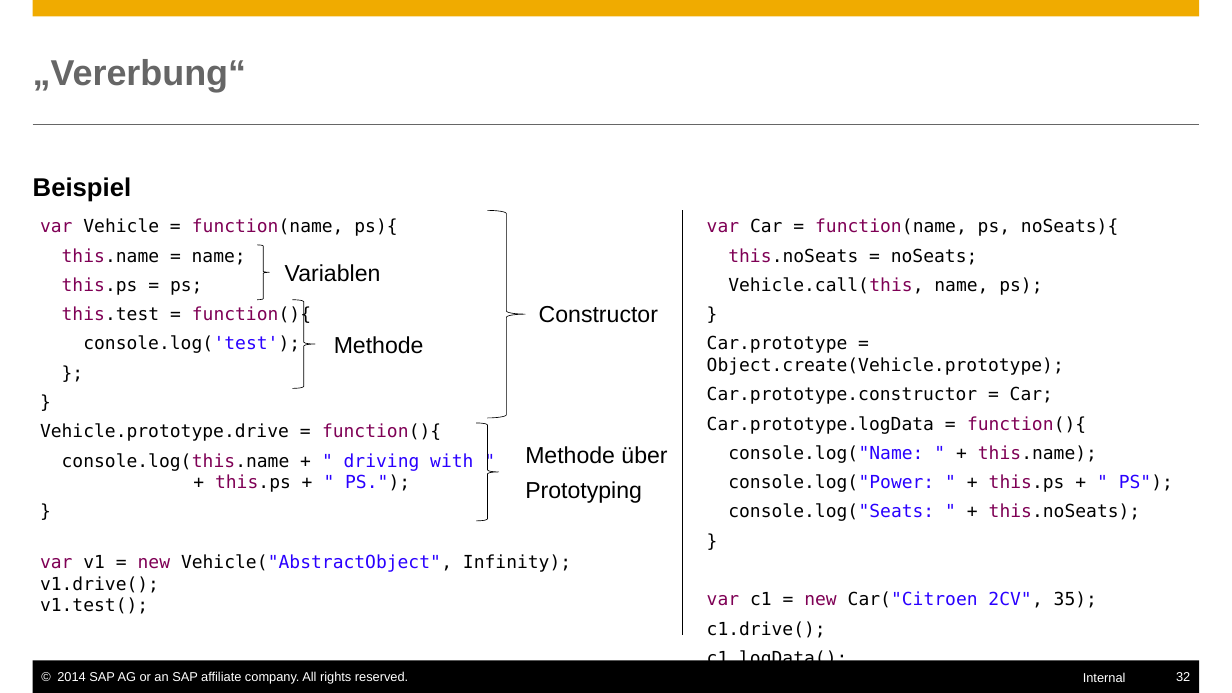
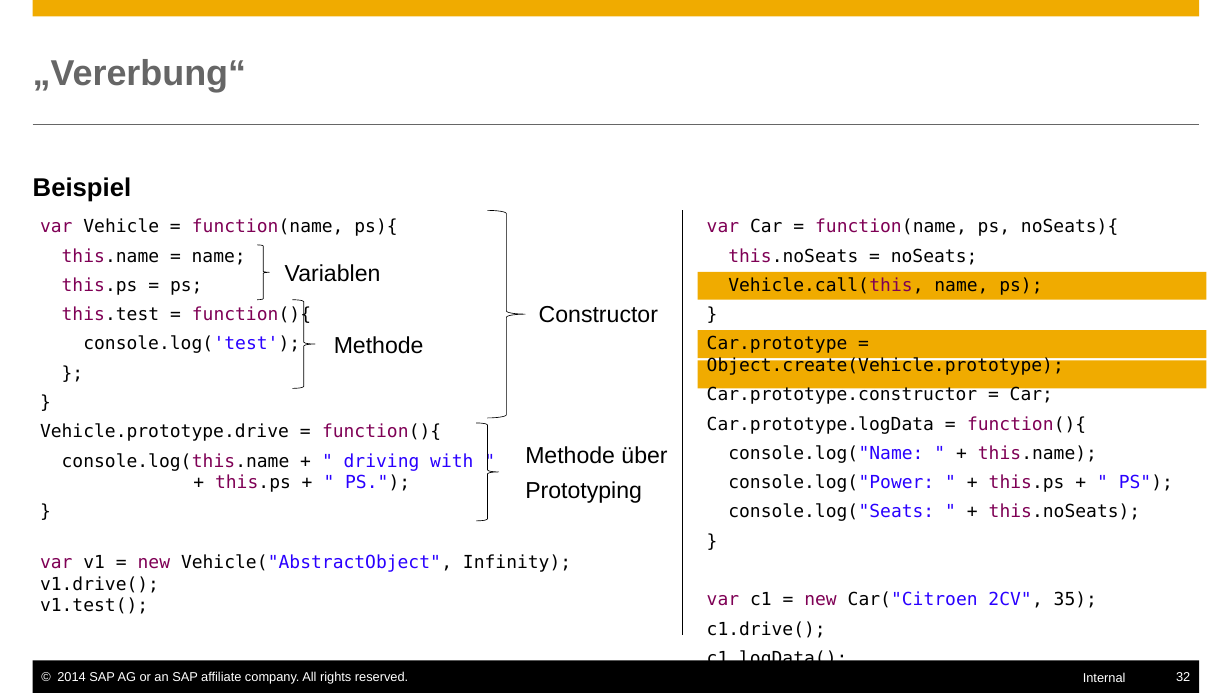
Before and after one commit to ofrendo/JSCrossCourse, a slide deck: slide 32 of JSCrosscourse.pptx. Drawn at 1232x693 pixels with LibreOffice and Linux fonts; fonts in the diff are those of the drawing. Boxes give left, top, right and bottom in pixels: in the first picture for what was removed or moved away, otherwise in the second. Text is boxed around its words. In the diff, an @@ line names an element or a change of style, - is before the commit and + after.

```diff
--- a/JSCrosscourse.pptx
+++ b/JSCrosscourse.pptx
@@ rectangle added at (697,272,1206,299), fill #F0AB00 @@
@@ rectangle added at (697,330,1206,357), fill #F0AB00 @@
@@ rectangle added at (697,360,1206,388), fill #F0AB00 @@
```
Also in this commit, not shown: 2 other slides changed.
